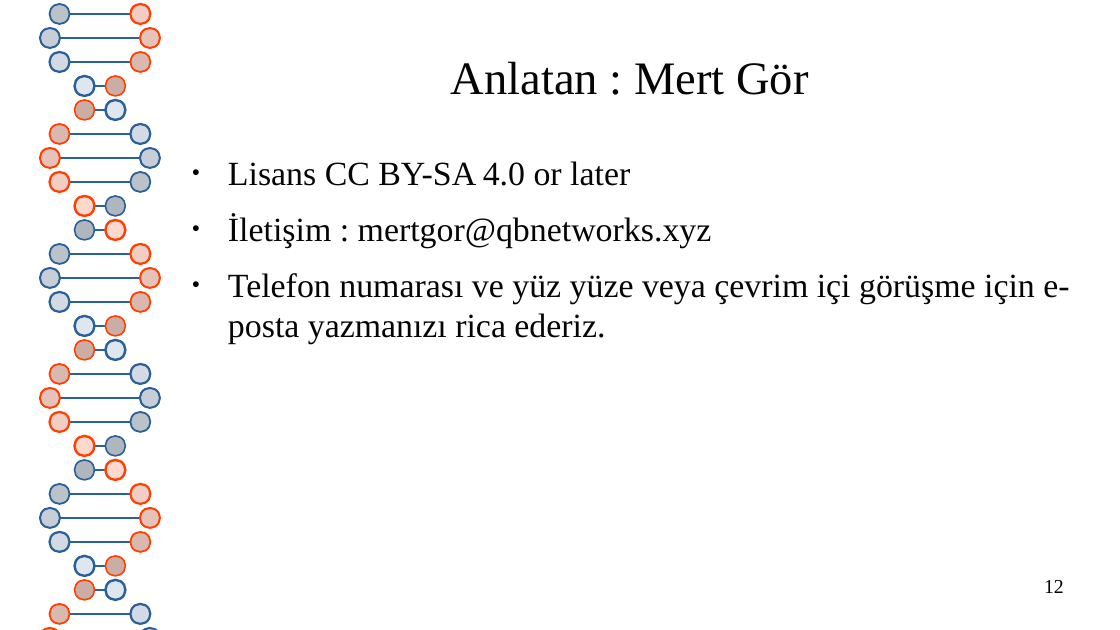
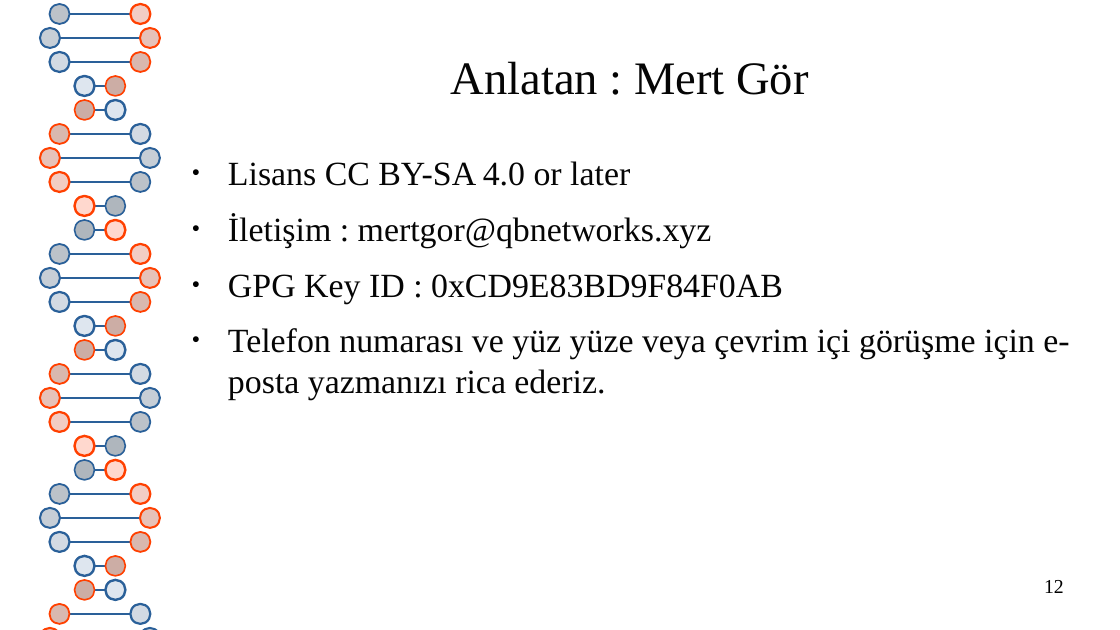
Before and after one commit to hwpplayer1/hacker-how-to, a slide deck: slide 12 of presentations/git_GitHub.odp. Drawn at 1120x630 pixels with LibreOffice and Linux fonts; fonts in the diff are those of the drawing. Boxes give left, top, right and bottom in pixels: in the first picture for what was removed or moved away, otherwise in the second. Text is boxed around its words. In the diff, an @@ line names an element or a change of style, - is before the commit and + after.

```diff
--- a/presentations/git_GitHub.odp
+++ b/presentations/git_GitHub.odp
@@ text at (228, 274, 783, 303): paragraph added @@
+● GPG Key ID : 0xCD9E83BD9F84F0AB
```
Also in this commit, not shown: 10 other files.
